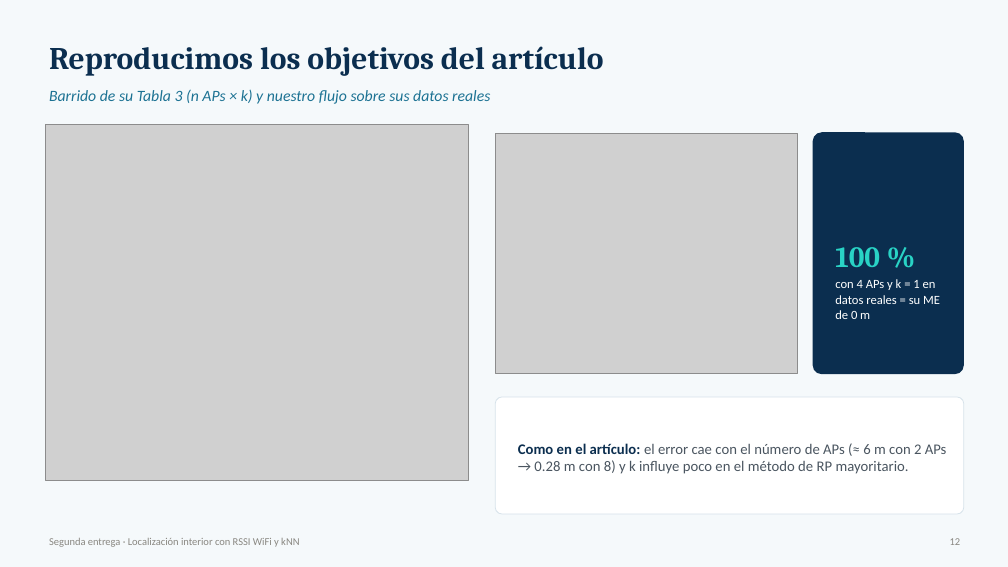
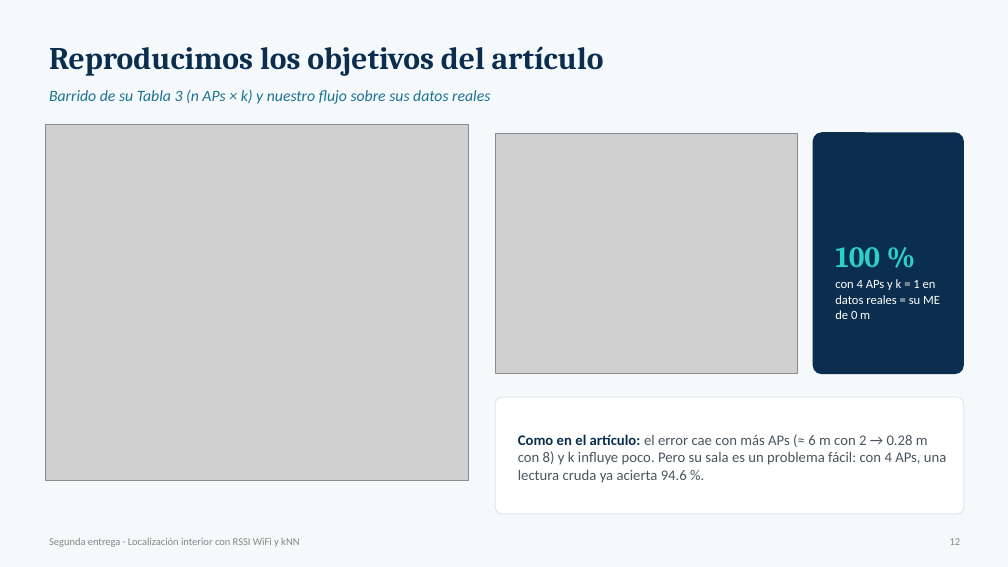
Before and after one commit to danielo2858-spec/ml1-localizacion-qaknn, a slide deck: slide 12 of Segunda_Entrega_Presentacion.pptx. Drawn at 1008x567 pixels with LibreOffice and Linux fonts; fonts in the diff are those of the drawing; grey boxes stand for pictures. Boxes give left, top, right and bottom in pixels: in the first picture for what was removed or moved away, otherwise in the second. Text is boxed around its words. In the diff, an @@ line names an element or a change of style, - is before the commit and + after.

```diff
--- a/Segunda_Entrega_Presentacion.pptx
+++ b/Segunda_Entrega_Presentacion.pptx
@@ text at [518,434,947,483]: text changed @@
-Como en el artículo: el error cae con el número de APs (≈ 6 m con 2 APs → 0.28 m con 8) y k influye poco en el método de RP mayoritario.
+Como en el artículo: el error cae con más APs (≈ 6 m con 2 → 0.28 m con 8) y k influye poco. Pero su sala es un problema fácil: con 4 APs, una lectura cruda ya acierta 94.6 %.
```
Also in this commit, not shown: 7 other slides changed, 1 other file.
